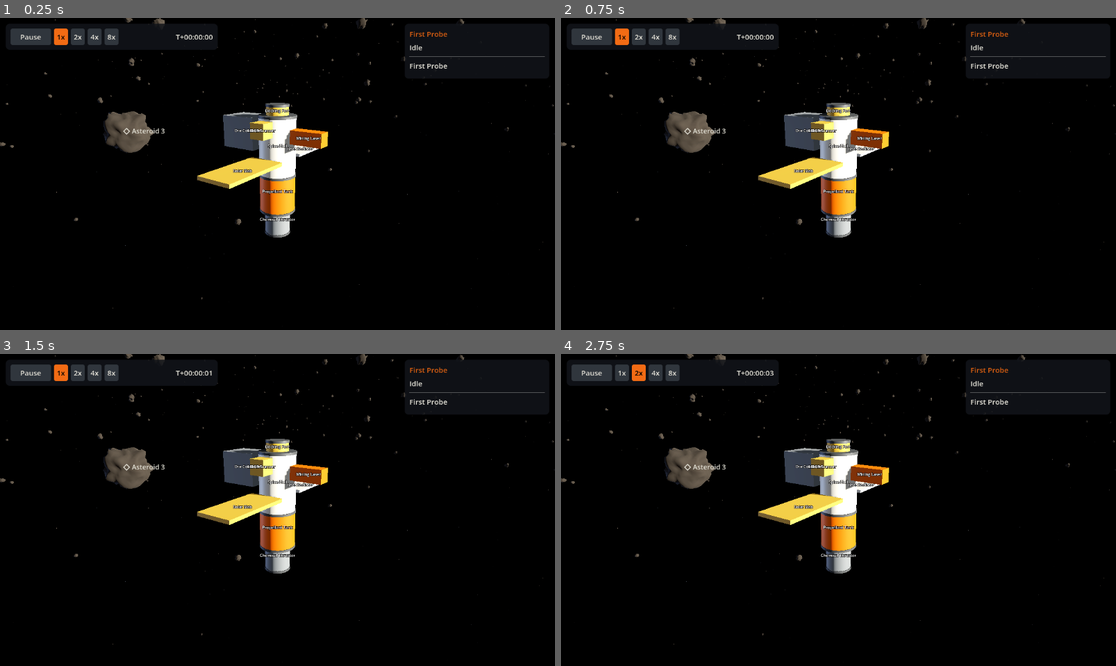
Above: before the commit, frames 1-4 (two rows, left to right).
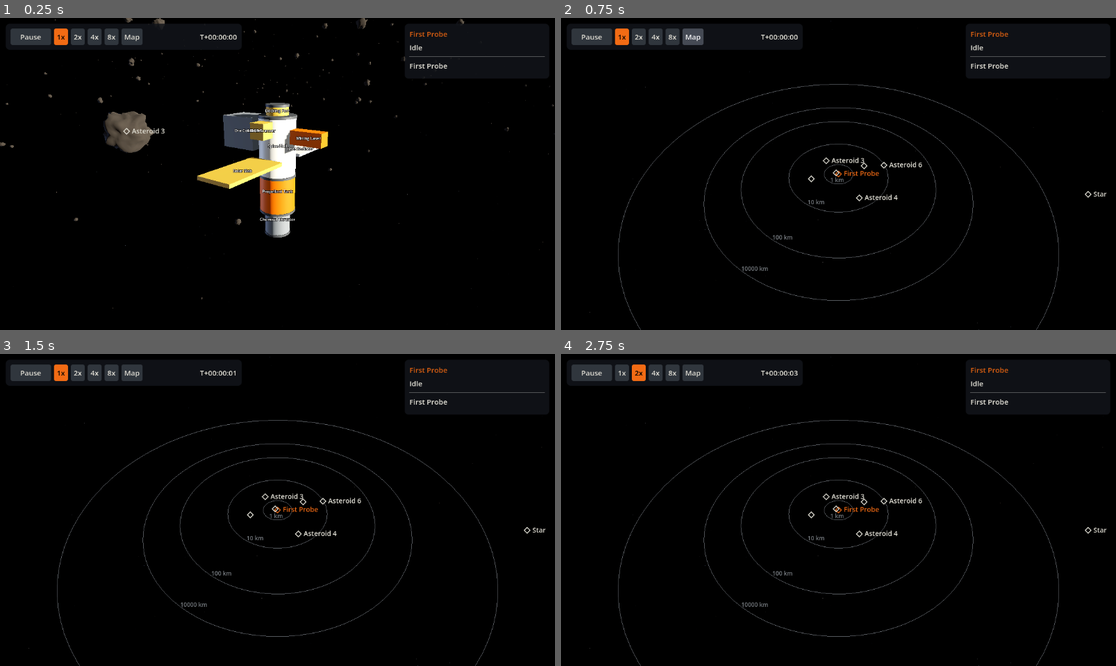
Above: after the commit, the same moments.

Repository: Tunje/spacejunk
Game: Godot game, scene res://client/main.tscn
Same seed, same stepped clock (60 frames per second), same inputs: the game is played once before the commit and once after it.
Inputs (mouse positions are in pixels of both pictures, inside the frame that each line leads up to):
- Up to frame 1 (0.25 s): no input
- Up to frame 2 (0.75 s): click (694, 36) at 0.5 s, where only the run after the commit has a clickable "Map"
- Up to frame 3 (1.5 s): click "1x" at 1.25 s
- Up to frame 4 (2.75 s): click "2x" at 2 s

The runs differ from the first frame. In frame 1, 0.3% of the frame differs, in the area x 21-43%, y 3-9%; in frame 2, 7.1%, in the area x 0-100%, y 0-100%; in frame 3, 7.1%; in frame 4, 7.1%.

Commit message:
Add 3D system map with log-scale distances (D9)
The map centres on the commanded craft, shows rings for true scale, live
routes, a route preview and travel time from check(). It shares selection
with the local view, so the order panel works from either.

Co-Authored-By: Claude Opus 5.5 <noreply@anthropic.com>

Diff:
--- a/client/debug/screenshot_driver.gd
+++ b/client/debug/screenshot_driver.gd
@@ -4,6 +4,7 @@
 ##   --select=ship|station|asteroid  --focus=ship|station|asteroid
 ##   --order=<order key>             pressed after --delay frames
 ##   --speed=1|2|4|8  --zoom=<metres>  --yaw=<radians>  --pitch=<radians>
+##   --map=1                         opens the system map
 
 var main: Node3D
 var parsed: Dictionary = {}
@@ -41,6 +42,16 @@
 	if parsed.has("zoom"):
 		camera.target_distance_m = float(parsed["zoom"])
 		camera.distance_m = camera.target_distance_m
+	if parsed.has("map"):
+		main.toggle_map()
+		camera = main.system_map.camera
+		if parsed.has("yaw"):
+			camera.yaw = float(parsed["yaw"])
+		if parsed.has("pitch"):
+			camera.pitch = float(parsed["pitch"])
+		if parsed.has("zoom"):
+			camera.target_distance_m = float(parsed["zoom"])
+			camera.distance_m = camera.target_distance_m
 	if parsed.has("order"):
 		for i in range(int(parsed.get("delay", "5"))):
 			await get_tree().process_frame
--- a/client/main.gd
+++ b/client/main.gd
@@ -10,6 +10,7 @@
 @onready var order_panel: OrderPanel = %OrderPanel
 @onready var event_log: EventLog = %EventLog
 @onready var markers: EntityMarkers = %Markers
+@onready var system_map: SystemMap = $SystemMap
 
 
 func _ready() -> void:
@@ -19,6 +20,24 @@
 	local_view.bind(bridge)
 	order_panel.bind(bridge, local_view)
 	event_log.bind(bridge)
+	system_map.bind(bridge, local_view)
+	time_controls.map_pressed.connect(toggle_map)
 	var args := OS.get_cmdline_user_args()
 	ScreenshotDriver.attach_if_requested(self, args)
 	ScreenshotRunner.attach_if_requested(self, args)
+
+
+func _unhandled_key_input(event: InputEvent) -> void:
+	var key := event as InputEventKey
+	if key == null or not key.pressed or key.echo:
+		return
+	if key.physical_keycode == KEY_M:
+		toggle_map()
+		get_viewport().set_input_as_handled()
+	elif key.physical_keycode == KEY_ESCAPE and system_map.is_open():
+		toggle_map()
+		get_viewport().set_input_as_handled()
+
+
+func toggle_map() -> void:
+	system_map.set_open(not system_map.is_open())
--- a/client/main.tscn
+++ b/client/main.tscn
@@ -10,6 +10,8 @@
 [ext_resource type="Script" path="res://client/ui/entity_markers.gd" id="8_markers"]
 
 [ext_resource type="Shader" path="res://client/view/shaders/space_sky.gdshader" id="9_sky"]
+[ext_resource type="Script" path="res://client/view/system_map.gd" id="10_map"]
+[ext_resource type="Script" path="res://client/ui/map_overlay.gd" id="11_overlay"]
 
 [sub_resource type="ShaderMaterial" id="ShaderMaterial_sky"]
 shader = ExtResource("9_sky")
@@ -55,6 +57,16 @@
 light_energy = 0.22
 light_color = Color(0.62, 0.72, 0.95, 1)
 
+[node name="SystemMap" type="Node3D" parent="."]
+script = ExtResource("10_map")
+
+[node name="Camera" type="Camera3D" parent="SystemMap"]
+script = ExtResource("5_camera")
+
+[node name="Rings" type="MeshInstance3D" parent="SystemMap"]
+
+[node name="Routes" type="MeshInstance3D" parent="SystemMap"]
+
 [node name="Overlay" type="CanvasLayer" parent="."]
 
 [node name="Markers" type="Control" parent="Overlay"]
@@ -66,6 +78,16 @@
 grow_horizontal = 2
 grow_vertical = 2
 script = ExtResource("8_markers")
+
+[node name="MapOverlay" type="Control" parent="Overlay"]
+unique_name_in_owner = true
+layout_mode = 3
+anchors_preset = 15
+anchor_right = 1.0
+anchor_bottom = 1.0
+grow_horizontal = 2
+grow_vertical = 2
+script = ExtResource("11_overlay")
 
 [node name="TimeControls" type="PanelContainer" parent="Overlay"]
 unique_name_in_owner = true
--- a/client/sim_bridge.gd
+++ b/client/sim_bridge.gd
@@ -85,5 +85,9 @@
 	return sim.defs()
 
 
+func ticks_per_second() -> int:
+	return _ticks_per_second
+
+
 func game_seconds() -> float:
 	return float(current_view.get("tick", 0)) / _ticks_per_second
--- a/client/ui/entity_markers.gd
+++ b/client/ui/entity_markers.gd
@@ -29,9 +29,13 @@
 
 
 func pick(screen: Vector2) -> Dictionary:
+	return EntityMarkers.pick_entry(_entries, screen)
+
+
+static func pick_entry(entries: Array[Dictionary], screen: Vector2) -> Dictionary:
 	var best: Dictionary = {}
 	var best_gap := PICK_RADIUS_PX
-	for entry: Dictionary in _entries:
+	for entry: Dictionary in entries:
 		var gap: float = entry["at"].distance_to(screen)
 		if gap <= best_gap:
 			best_gap = gap
@@ -54,25 +58,29 @@
 
 
 func _draw() -> void:
+	EntityMarkers.draw_entries(self, _entries)
+
+
+static func draw_entries(canvas: CanvasItem, entries: Array[Dictionary]) -> void:
 	var font := ThemeDB.fallback_font
 	var used: Array[Rect2] = []
-	for entry: Dictionary in _ordered_for_labels():
+	for entry: Dictionary in EntityMarkers.ordered_for_labels(entries):
 		var at: Vector2 = entry["at"]
 		var colour: Color = ClientTheme.ORANGE if entry["selected"] else ClientTheme.OFF_WHITE
 		var diamond := PackedVector2Array([
 			at + Vector2(0, -DIAMOND_PX), at + Vector2(DIAMOND_PX, 0),
 			at + Vector2(0, DIAMOND_PX), at + Vector2(-DIAMOND_PX, 0), at + Vector2(0, -DIAMOND_PX),
 		])
-		draw_polyline(diamond, colour, 1.5, true)
+		canvas.draw_polyline(diamond, colour, 1.5, true)
 		var size := font.get_string_size(entry["label"], HORIZONTAL_ALIGNMENT_LEFT, -1, FONT_SIZE)
 		var area := Rect2(at + Vector2(DIAMOND_PX + 5, -FONT_SIZE), size)
 		if not used.any(func(other: Rect2) -> bool: return other.intersects(area)):
 			used.append(area)
-			draw_string(font, at + Vector2(DIAMOND_PX + 5, 5), entry["label"], HORIZONTAL_ALIGNMENT_LEFT, -1, FONT_SIZE, colour)
+			canvas.draw_string(font, at + Vector2(DIAMOND_PX + 5, 5), entry["label"], HORIZONTAL_ALIGNMENT_LEFT, -1, FONT_SIZE, colour)
 
 
 ## Selected entities first, so their names win when labels would overlap.
-func _ordered_for_labels() -> Array[Dictionary]:
-	var ordered: Array[Dictionary] = _entries.duplicate()
+static func ordered_for_labels(entries: Array[Dictionary]) -> Array[Dictionary]:
+	var ordered: Array[Dictionary] = entries.duplicate()
 	ordered.sort_custom(func(a: Dictionary, b: Dictionary) -> bool: return a["selected"] and not b["selected"])
 	return ordered
--- /dev/null
+++ b/client/ui/map_overlay.gd
@@ -0,0 +1,40 @@
+class_name MapOverlay extends Control
+## Names, scale rings and travel time for the system map.
+
+var map: SystemMap
+var _shown: Array[Dictionary] = []
+
+
+func _ready() -> void:
+	mouse_filter = Control.MOUSE_FILTER_IGNORE
+
+
+func update_entries() -> void:
+	_shown.clear()
+	for entry: Dictionary in map.entries:
+		var position_3d: Vector3 = entry["map_pos"]
+		if not map.camera.is_position_behind(position_3d):
+			var shown: Dictionary = entry.duplicate()
+			shown["at"] = map.camera.unproject_position(position_3d)
+			_shown.append(shown)
+	queue_redraw()
+
+
+func pick(screen: Vector2) -> Dictionary:
+	return EntityMarkers.pick_entry(_shown, screen)
+
+
+func _draw() -> void:
+	var font := ThemeDB.fallback_font
+	for km: float in SystemMap.RINGS_KM:
+		var edge := Vector3(0, 0, SystemMap.map_radius(km * SystemMap.KM_IN_M))
+		if not map.camera.is_position_behind(edge):
+			var at := map.camera.unproject_position(edge)
+			draw_string(font, at, SystemMap.ring_label(km), HORIZONTAL_ALIGNMENT_CENTER, -1, 12, ClientTheme.MID_GREY)
+	EntityMarkers.draw_entries(self, _shown)
+	if map.eta_text.is_empty():
+		return
+	for entry: Dictionary in _shown:
+		if entry["selected"]:
+			var below: Vector2 = entry["at"] + Vector2(EntityMarkers.DIAMOND_PX + 5, 22)
+			draw_string(font, below, map.eta_text, HORIZONTAL_ALIGNMENT_LEFT, -1, 13, ClientTheme.GOLD)
--- a/client/ui/order_text.gd
+++ b/client/ui/order_text.gd
@@ -72,6 +72,15 @@
 	return "%d m" % (mm / 1000)
 
 
+static func duration(seconds: float) -> String:
+	var whole := ceili(seconds)
+	if whole < 60:
+		return "%d s" % whole
+	if whole < 3600:
+		return "%d min %d s" % [whole / 60, whole % 60]
+	return "%d h %d min" % [whole / 3600, whole / 60 % 60]
+
+
 static func tonnes(grams: int) -> String:
 	if grams >= 1000000:
 		return "%s t" % String.num(grams / 1000000.0, 1)
--- a/client/ui/time_controls.gd
+++ b/client/ui/time_controls.gd
@@ -1,6 +1,8 @@
 class_name TimeControls extends PanelContainer
 ## Pause and speed controls with the mission clock. Space pauses; keys 1 to 4
 ## pick a speed. These are raw keys so project.godot needs no input map.
+
+signal map_pressed
 
 var bridge: SimBridge
 
@@ -27,6 +29,11 @@
 		button.pressed.connect(func() -> void: bridge.set_speed(value))
 		row.add_child(button)
 		_speed_buttons[value] = button
+	var map_button := Button.new()
+	map_button.text = "Map"
+	map_button.focus_mode = Control.FOCUS_NONE
+	map_button.pressed.connect(func() -> void: map_pressed.emit())
+	row.add_child(map_button)
 	_clock = Label.new()
 	_clock.custom_minimum_size = Vector2(190, 0)
 	_clock.horizontal_alignment = HORIZONTAL_ALIGNMENT_RIGHT
--- a/client/view/local_view.gd
+++ b/client/view/local_view.gd
@@ -66,6 +66,8 @@
 
 
 func _unhandled_input(event: InputEvent) -> void:
+	if not visible:
+		return
 	var button := event as InputEventMouseButton
 	if button != null:
 		_handle_button(button)
--- /dev/null
+++ b/client/view/system_map.gd
@@ -0,0 +1,224 @@
+class_name SystemMap extends Node3D
+## The 3D system map, centred on the commanded craft. Distance is logarithmic,
+## so a nearby asteroid and the star fit one screen; rings show the real scale.
+## It shares the local view's selection, so orders work the same from here.
+
+const RADIUS_PER_DECADE := 6.0
+const NEAR_DECADES := 2.0
+const FAR_DECADE_FACTOR := 0.35
+const KM_IN_M := 1000.0
+const RINGS_KM: Array[float] = [1.0, 10.0, 100.0, 10000.0, 100000000.0]
+const RING_SEGMENTS := 96
+const ROUTE_SEGMENTS := 24
+const CLICK_SLOP_PX := 5.0
+
+var bridge: SimBridge
+var local_view: LocalView
+var entries: Array[Dictionary] = []
+var eta_text := ""
+var _press_position := Vector2.ZERO
+var _pressed := false
+var _orbiting := false
+
+@onready var camera: OrbitCamera = $Camera
+@onready var routes: MeshInstance3D = $Routes
+@onready var rings: MeshInstance3D = $Rings
+@onready var overlay: MapOverlay = %MapOverlay
+
+
+## Maps a focus-relative position in metres to map space.
+static func project(relative_m: Vector3) -> Vector3:
+	var distance := float(relative_m.length())
+	if distance <= 0.0:
+		return Vector3.ZERO
+	return relative_m / distance * map_radius(distance)
+
+
+static func map_radius(distance_m: float) -> float:
+	var decades := log(1.0 + distance_m / KM_IN_M) / log(10.0)
+	if decades > NEAR_DECADES:
+		decades = NEAR_DECADES + (decades - NEAR_DECADES) * FAR_DECADE_FACTOR
+	return decades * RADIUS_PER_DECADE
+
+
+static func ring_label(km: float) -> String:
+	if km >= 1000000.0:
+		return "%s million km" % String.num(km / 1000000.0, 0)
+	return "%s km" % String.num(km, 0)
+
+
+func bind(new_bridge: SimBridge, view: LocalView) -> void:
+	bridge = new_bridge
+	local_view = view
+	overlay.map = self
+	camera.current = false
+	camera.pitch = -0.75
+	camera.distance_m = 38.0
+	camera.target_distance_m = 38.0
+	rings.mesh = _build_rings()
+	rings.material_override = _line_material()
+	routes.mesh = ImmediateMesh.new()
+	routes.material_override = _line_material()
+	visible = false
+	overlay.visible = false
+
+
+func is_open() -> bool:
+	return visible
+
+
+func set_open(open: bool) -> void:
+	visible = open
+	overlay.visible = open
+	local_view.visible = not open
+	local_view.markers.visible = not open
+	camera.current = open
+	local_view.camera.current = not open
+	if open:
+		refresh(0.0)
+
+
+func _process(delta: float) -> void:
+	if visible:
+		refresh(delta)
+
+
+func refresh(delta: float) -> void:
+	var after: Dictionary = bridge.current_view
+	var before: Dictionary = bridge.previous_view
+	var alpha := bridge.interpolation_alpha()
+	var centre: int = local_view.commanded_unit
+	var centre_before: Array = before["units"].get(centre, after["units"][centre])["pos_mm"]
+	var centre_after: Array = after["units"][centre]["pos_mm"]
+	entries.clear()
+	for id: int in after["bodies"]:
+		var body: Dictionary = after["bodies"][id]
+		var label := "Star" if body["kind"] == "star" else "Asteroid %d" % id
+		var from_mm: Array = before["bodies"].get(id, body)["pos_mm"]
+		_add_entry("body", id, label, FloatingOrigin.relative_m(from_mm, body["pos_mm"], centre_before, centre_after, alpha))
+	for id: int in after["units"]:
+		var unit: Dictionary = after["units"][id]
+		var from_mm: Array = before["units"].get(id, unit)["pos_mm"]
+		_add_entry("unit", id, unit["name"], FloatingOrigin.relative_m(from_mm, unit["pos_mm"], centre_before, centre_after, alpha))
+	_draw_routes(after, centre_after)
+	eta_text = _eta_for_selection(after)
+	camera.update_view(delta)
+	overlay.update_entries()
+
+
+func _add_entry(kind: String, id: int, label: String, relative: Vector3) -> void:
+	entries.append({
+		"kind": kind, "id": id, "label": label, "map_pos": SystemMap.project(relative),
+		"selected": local_view.selected_kind == kind and local_view.selected_id == id,
+	})
+
+
+func _relative(mm: Array, centre: Array) -> Vector3:
+	return FloatingOrigin.relative_m(mm, mm, centre, centre, 0.0)
+
+
+## Straight routes bend on a log map, so each is drawn from sampled points.
+func _draw_routes(view: Dictionary, centre: Array) -> void:
+	var mesh: ImmediateMesh = routes.mesh
+	mesh.clear_surfaces()
+	for id: int in view["units"]:
+		var unit: Dictionary = view["units"][id]
+		if not unit["route"].is_empty():
+			_add_line(mesh, _relative(unit["pos_mm"], centre), _relative(unit["route"]["to_mm"], centre), ClientTheme.ORANGE)
+	var target := _selected_position(view)
+	if not target.is_empty() and view["units"].has(local_view.commanded_unit):
+		var unit: Dictionary = view["units"][local_view.commanded_unit]
+		if unit["route"].is_empty():
+			_add_line(mesh, Vector3.ZERO, _relative(target, centre), ClientTheme.GOLD)
+
+
+func _add_line(mesh: ImmediateMesh, from: Vector3, to: Vector3, colour: Color) -> void:
+	mesh.surface_begin(Mesh.PRIMITIVE_LINE_STRIP)
+	mesh.surface_set_color(colour)
+	for index in range(ROUTE_SEGMENTS + 1):
+		mesh.surface_add_vertex(SystemMap.project(from.lerp(to, float(index) / ROUTE_SEGMENTS)))
+	mesh.surface_end()
+
+
+func _selected_position(view: Dictionary) -> Array:
+	match local_view.selected_kind:
+		"body":
+			return view["bodies"].get(local_view.selected_id, {}).get("pos_mm", [])
+		"unit":
+			if local_view.selected_id != local_view.commanded_unit:
+				return view["units"].get(local_view.selected_id, {}).get("pos_mm", [])
+	return []
+
+
+## Travel time from check(), so the client never prices a route itself.
+func _eta_for_selection(view: Dictionary) -> String:
+	if _selected_position(view).is_empty():
+		return ""
+	var result: Dictionary = bridge.check({
+		"type": "move_to", "unit": local_view.commanded_unit, "args": { "target": local_view.selected_id },
+	})
+	if not result["ok"]:
+		return ""
+	return OrderText.duration(float(result["detail"]["ticks"]) / bridge.ticks_per_second())
+
+
+func _unhandled_input(event: InputEvent) -> void:
+	if not visible:
+		return
+	var button := event as InputEventMouseButton
+	if button != null:
+		_handle_button(button)
+		return
+	var motion := event as InputEventMouseMotion
+	if motion != null and _orbiting:
+		camera.orbit(motion.relative)
+		get_viewport().set_input_as_handled()
+
+
+func _handle_button(button: InputEventMouseButton) -> void:
+	match button.button_index:
+		MOUSE_BUTTON_WHEEL_UP:
+			if button.pressed:
+				camera.zoom(-1.0)
+		MOUSE_BUTTON_WHEEL_DOWN:
+			if button.pressed:
+				camera.zoom(1.0)
+		MOUSE_BUTTON_RIGHT, MOUSE_BUTTON_MIDDLE:
+			_orbiting = button.pressed
+		MOUSE_BUTTON_LEFT:
+			if button.pressed:
+				_pressed = true
+				_press_position = button.position
+			elif _pressed:
+				_pressed = false
+				if button.position.distance_to(_press_position) <= CLICK_SLOP_PX:
+					click_at(button.position)
+
+
+func click_at(screen: Vector2) -> void:
+	var hit := overlay.pick(screen)
+	if hit.is_empty():
+		local_view.clear_selection()
+	else:
+		local_view.select(hit["kind"], hit["id"], hit["part"])
+
+
+func _build_rings() -> ImmediateMesh:
+	var mesh := ImmediateMesh.new()
+	var colour := ClientTheme.MID_GREY.darkened(0.35)
+	for km: float in RINGS_KM:
+		var radius := SystemMap.map_radius(km * KM_IN_M)
+		mesh.surface_begin(Mesh.PRIMITIVE_LINE_STRIP)
+		mesh.surface_set_color(colour)
+		for index in range(RING_SEGMENTS + 1):
+			var angle := TAU * index / RING_SEGMENTS
+			mesh.surface_add_vertex(Vector3(cos(angle), 0.0, sin(angle)) * radius)
+		mesh.surface_end()
+	return mesh
+
+
+func _line_material() -> StandardMaterial3D:
+	var material := StandardMaterial3D.new()
+	material.shading_mode = BaseMaterial3D.SHADING_MODE_UNSHADED
+	material.vertex_color_use_as_albedo = true
+	return material
--- /dev/null
+++ b/tests/client/test_system_map.gd
@@ -0,0 +1,191 @@
+extends GutTest
+
+var main: Node
+var bridge: SimBridge
+var view: LocalView
+var map: SystemMap
+var panel: OrderPanel
+var ship: int
+var station: int
+var rock: int
+
+
+func before_each() -> void:
+	main = add_child_autofree(load("res://client/main.tscn").instantiate())
+	bridge = main.get_node("Bridge")
+	bridge.set_paused(true)
+	view = main.get_node("LocalView")
+	map = main.get_node("SystemMap")
+	panel = main.order_panel
+	var state := bridge.current_view
+	for id: int in state["units"]:
+		if state["units"][id]["kind"] == "ship":
+			ship = id
+		else:
+			station = id
+	var bodies: Array = state["bodies"].keys()
+	bodies.sort()
+	rock = bodies[1]
+
+
+func _entry(kind: String, id: int) -> Dictionary:
+	for entry: Dictionary in map.entries:
+		if entry["kind"] == kind and entry["id"] == id:
+			return entry
+	return {}
+
+
+func _key(code: Key) -> void:
+	var event := InputEventKey.new()
+	event.pressed = true
+	event.physical_keycode = code
+	main._unhandled_key_input(event)
+
+
+func test_projection_keeps_the_centre_and_direction() -> void:
+	assert_eq(SystemMap.project(Vector3.ZERO), Vector3.ZERO)
+	var direction := Vector3(3, 0, 4)
+	var projected := SystemMap.project(direction * 1000.0)
+	assert_almost_eq(projected.normalized().distance_to(direction.normalized()), 0.0, 0.0001)
+
+
+func test_map_radius_always_grows_with_distance() -> void:
+	var previous := -1.0
+	for distance: float in [0.0, 500.0, 3000.0, 90000.0, 110000.0, 5e7, 1.5e11, 3e15]:
+		var radius := SystemMap.map_radius(distance)
+		assert_gt(radius, previous)
+		previous = radius
+
+
+func test_map_radius_is_continuous_where_the_scale_changes() -> void:
+	var edge := (pow(10.0, SystemMap.NEAR_DECADES) - 1.0) * SystemMap.KM_IN_M
+	assert_almost_eq(SystemMap.map_radius(edge * 0.9999), SystemMap.map_radius(edge * 1.0001), 0.01)
+
+
+func test_star_and_asteroids_share_one_frame() -> void:
+	assert_lt(SystemMap.map_radius(1.5e11), 40.0)
+	assert_gt(SystemMap.map_radius(3000.0), 3.0)
+
+
+func test_ring_labels_read_cleanly() -> void:
+	assert_eq(SystemMap.ring_label(10.0), "10 km")
+	assert_eq(SystemMap.ring_label(100000000.0), "100 million km")
+
+
+func test_map_starts_closed() -> void:
+	assert_false(map.is_open())
+	assert_true(view.camera.current)
+
+
+func test_m_toggles_between_views() -> void:
+	_key(KEY_M)
+	assert_true(map.is_open())
+	assert_false(view.visible)
+	assert_false(view.markers.visible)
+	assert_true(map.camera.current)
+	_key(KEY_M)
+	assert_false(map.is_open())
+	assert_true(view.visible)
+	assert_true(view.camera.current)
+
+
+func test_escape_closes_the_map_only() -> void:
+	_key(KEY_ESCAPE)
+	assert_false(map.is_open())
+	_key(KEY_M)
+	_key(KEY_ESCAPE)
+	assert_false(map.is_open())
+
+
+func test_the_map_button_opens_the_map() -> void:
+	main.time_controls.map_pressed.emit()
+	assert_true(map.is_open())
+
+
+func test_every_body_and_unit_is_on_the_map_and_the_commanded_craft_is_central() -> void:
+	main.toggle_map()
+	var state := bridge.current_view
+	assert_eq(map.entries.size(), state["units"].size() + state["bodies"].size())
+	assert_eq(_entry("unit", ship)["map_pos"], Vector3.ZERO)
+	assert_gt(_entry("body", rock)["map_pos"].length(), 0.0)
+
+
+func test_clicking_a_marker_shares_the_selection_with_the_local_view() -> void:
+	main.toggle_map()
+	await wait_process_frames(2)
+	var at: Vector2 = map.camera.unproject_position(_entry("body", rock)["map_pos"])
+	map.click_at(at)
+	assert_eq(view.selected_kind, "body")
+	assert_eq(view.selected_id, rock)
+	assert_not_null(panel.button_for("Move to"))
+
+
+func test_clicking_nothing_clears_the_selection() -> void:
+	main.toggle_map()
+	view.select("body", rock, 0)
+	await wait_process_frames(2)
+	map.click_at(Vector2(3, 890))
+	assert_eq(view.selected_kind, "")
+
+
+func test_local_view_ignores_input_while_the_map_is_open() -> void:
+	main.toggle_map()
+	var yaw := view.camera.yaw
+	var press := InputEventMouseButton.new()
+	press.button_index = MOUSE_BUTTON_RIGHT
+	press.pressed = true
+	view._unhandled_input(press)
+	var drag := InputEventMouseMotion.new()
+	drag.relative = Vector2(80, 0)
+	view._unhandled_input(drag)
+	assert_eq(view.camera.yaw, yaw)
+
+
+func test_map_orbits_with_its_own_camera() -> void:
+	main.toggle_map()
+	var yaw := map.camera.yaw
+	var press := InputEventMouseButton.new()
+	press.button_index = MOUSE_BUTTON_RIGHT
+	press.pressed = true
+	map._unhandled_input(press)
+	var drag := InputEventMouseMotion.new()
+	drag.relative = Vector2(80, 0)
+	map._unhandled_input(drag)
+	assert_ne(map.camera.yaw, yaw)
+
+
+func test_selection_shows_a_route_preview_and_travel_time() -> void:
+	main.toggle_map()
+	assert_eq(map.routes.mesh.get_surface_count(), 0)
+	view.select("body", rock, 0)
+	map.refresh(0.0)
+	assert_eq(map.routes.mesh.get_surface_count(), 1)
+	assert_ne(map.eta_text, "")
+
+
+func test_invalid_move_shows_no_travel_time() -> void:
+	main.toggle_map()
+	var state := bridge.current_view
+	for id: int in state["bodies"]:
+		if state["bodies"][id]["kind"] == "star":
+			view.select("body", id, 0)
+	map.refresh(0.0)
+	assert_eq(map.eta_text, "")
+
+
+func test_ordering_from_the_map_draws_the_live_route() -> void:
+	main.toggle_map()
+	view.select("body", rock, 0)
+	assert_true(panel.press("Move to"))
+	bridge.set_paused(false)
+	bridge.advance(0.2)
+	bridge.set_paused(true)
+	map.refresh(0.0)
+	assert_eq(bridge.current_view["units"][ship]["op"]["type"], "moving")
+	assert_eq(map.routes.mesh.get_surface_count(), 1, "the route replaces the preview")
+
+
+func test_durations_read_cleanly() -> void:
+	assert_eq(OrderText.duration(12.2), "13 s")
+	assert_eq(OrderText.duration(125.0), "2 min 5 s")
+	assert_eq(OrderText.duration(7320.0), "2 h 2 min")
Not shown: 1 places in client/main.tscn that only renumber resources
Not shown, added: client/ui/map_overlay.gd.uid
Not shown, added: client/view/system_map.gd.uid
Not shown, added: tests/client/test_system_map.gd.uid
